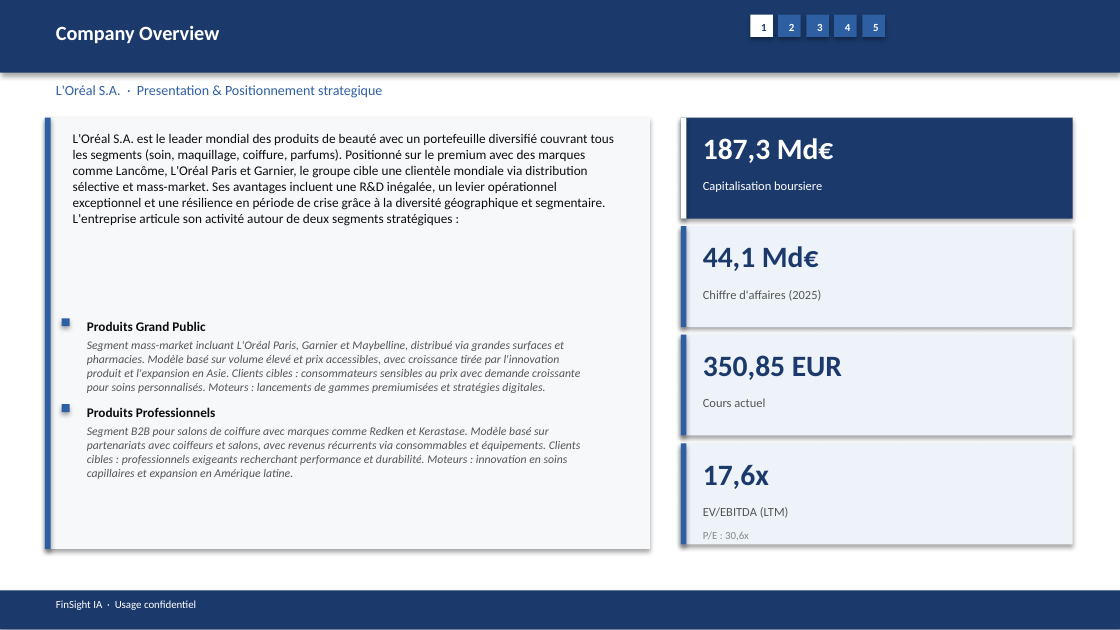
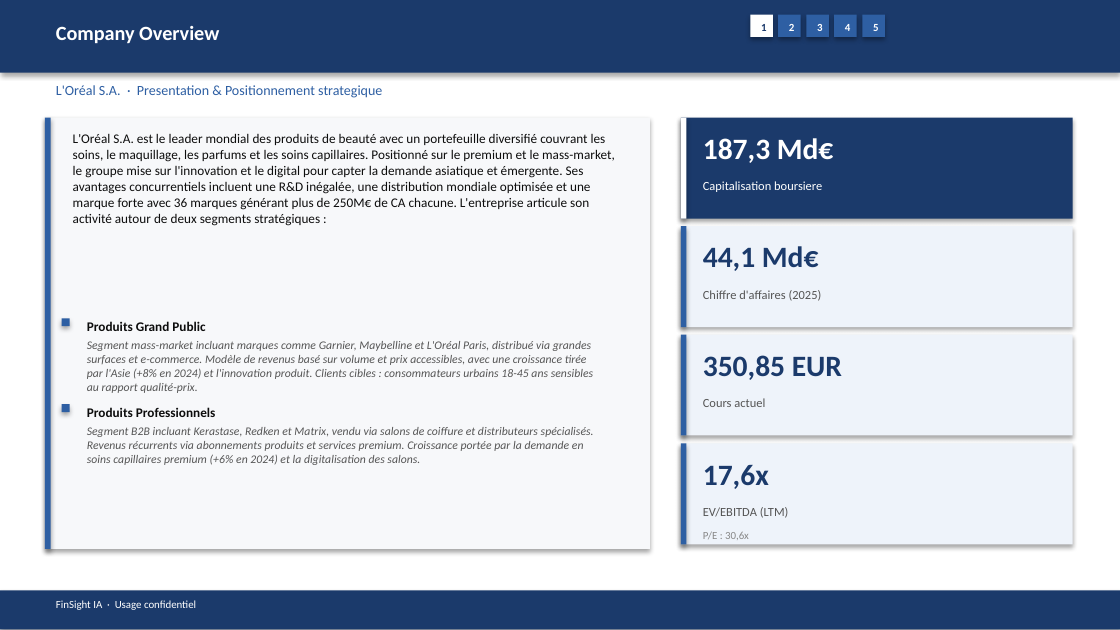
Before and after one commit to baptistejeh07-art/finsight-ia, a slide deck: slide 5 of preview/OR.PA/OR.PA_pitchbook.pptx. Drawn at 1120x630 pixels with LibreOffice and Linux fonts; fonts in the diff are those of the drawing. Boxes give left, top, right and bottom in pixels: in the first picture for what was removed or moved away, otherwise in the second. Text is boxed around its words. In the diff, an @@ line names an element or a change of style, - is before the commit and + after.

```diff
--- a/preview/OR.PA/OR.PA_pitchbook.pptx
+++ b/preview/OR.PA/OR.PA_pitchbook.pptx
@@ text at [73,133,615,226]: text changed @@
-L'Oréal S.A. est le leader mondial des produits de beauté avec un portefeuille diversifié couvrant tous les segments (soin, maquillage, coiffure, parfums). Positionné sur le premium avec des marques comme Lancôme, L'Oréal Paris et Garnier, le groupe cible une clientèle mondiale via distribution sélective et mass-market. Ses avantages incluent une R&D inégalée, un levier opérationnel exceptionnel et une résilience en période de crise grâce à la diversité géographique et segmentaire. L'entreprise articule son activité autour de deux segments stratégiques :
+L'Oréal S.A. est le leader mondial des produits de beauté avec un portefeuille diversifié couvrant les soins, le maquillage, les parfums et les soins capillaires. Positionné sur le premium et le mass-market, le groupe mise sur l'innovation et le digital pour capter la demande asiatique et émergente. Ses avantages concurrentiels incluent une R&D inégalée, une distribution mondiale optimisée et une marque forte avec 36 marques générant plus de 250M€ de CA chacune. L'entreprise articule son activité autour de deux segments stratégiques :
@@ text at [87,341,593,393]: text changed @@
-Segment mass-market incluant L'Oréal Paris, Garnier et Maybelline, distribué via grandes surfaces et pharmacies. Modèle basé sur volume élevé et prix accessibles, avec croissance tirée par l'innovation produit et l'expansion en Asie. Clients cibles : consommateurs sensibles au prix avec demande croissante pour soins personnalisés. Moteurs : lancements de gammes premiumisées et stratégies digitales.
+Segment mass-market incluant marques comme Garnier, Maybelline et L'Oréal Paris, distribué via grandes surfaces et e-commerce. Modèle de revenus basé sur volume et prix accessibles, avec une croissance tirée par l'Asie (+8% en 2024) et l'innovation produit. Clients cibles : consommateurs urbains 18-45 ans sensibles au rapport qualité-prix.
@@ text at [87,427,594,465]: text changed @@
-Segment B2B pour salons de coiffure avec marques comme Redken et Kerastase. Modèle basé sur partenariats avec coiffeurs et salons, avec revenus récurrents via consommables et équipements. Clients cibles : professionnels exigeants recherchant performance et durabilité. Moteurs : innovation en soins capillaires et expansion en Amérique latine.
+Segment B2B incluant Kerastase, Redken et Matrix, vendu via salons de coiffure et distributeurs spécialisés. Revenus récurrents via abonnements produits et services premium. Croissance portée par la demande en soins capillaires premium (+6% en 2024) et la digitalisation des salons.
```
Also in this commit, not shown: 13 other slides changed, 3 other files.
